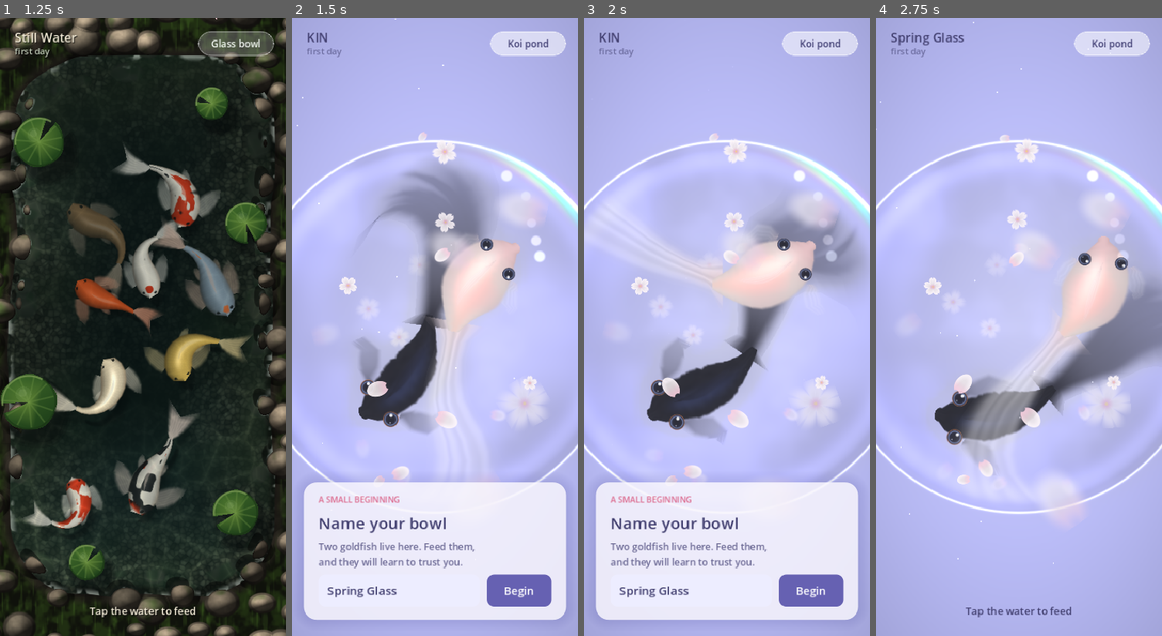
Above: before the commit, frames 1-4 (left to right).
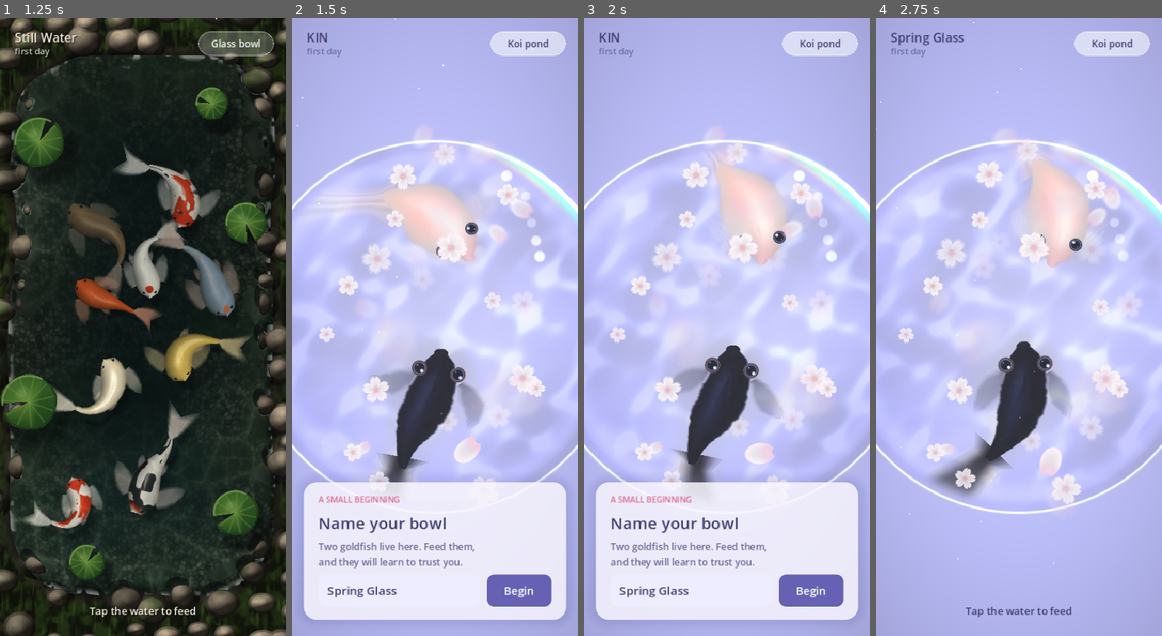
Above: after the commit, the same moments.

Repository: aeiouvcode/kin-living-pond
Game: Godot game, scene res://main.tscn
Two runs of this game, one before a commit and one after it. Both use one fixed random seed, a clock stepped at 60 frames per second and the inputs below.
Inputs:
- Up to frame 1 (1.25 s): click "Begin" at 0.5 s
- Up to frame 2 (1.5 s): click "Glass bowl" at 1.25 s
- Up to frame 3 (2 s): no input
- Up to frame 4 (2.75 s): click "Begin" at 2 s

Frame 1 is identical in both runs. In frame 2, 19% of the frame differs, in the area x 6-100%, y 17-76%; in frame 3, 18%; in frame 4, 21%, in the area x 7-100%, y 18-82%.

Commit message:
KIN cycle 12: whole-body fish gap with look-ahead, denser sakura, Clearwater-style caustics

Diff:
--- a/godot/bowl.gd
+++ b/godot/bowl.gd
@@ -9,6 +9,7 @@
 var vis = Vector2(390, 844)
 var center = Vector2(195, 422)
 var radius = 200.0
+var fish_radius = 200.0
 var grid = Vector2i(90, 195)
 var time = 0.0
 
@@ -109,12 +110,16 @@
 	# Landscape: frame the bowl closer, like the reference's macro shot; the
 	# rim runs just past the top and bottom edges.
 	radius = minf(vis.x, vis.y) * 0.5 * (1.12 if vis.x > vis.y * 1.2 else 1.0)
+	fish_radius = radius
 	if vis.y > vis.x * 1.3:
+		# Phone portrait keeps the macro crop: the reference shows no rim at
+		# all, and a whole bowl at 390px leaves the fish cramped (checked c12).
 		radius = vis.x * 0.5 * 1.3
+		fish_radius = radius
 	grid = Vector2i(maxi(16, int(vis.x / 4.4)), maxi(16, int(vis.y / 4.4)))
 
 func _fish_scale() -> float:
-	return clampf(radius / 218.0, 0.9, 1.6) * 1.4
+	return clampf(fish_radius / 218.0, 0.9, 1.6) * 1.4
 
 func _mk_sim_vp() -> Array:
 	var vp = SubViewport.new()
@@ -188,6 +193,7 @@
 	bg_mat.set_shader_parameter("res", vis)
 	bg_mat.set_shader_parameter("center", center)
 	bg_mat.set_shader_parameter("radius", radius)
+	bg_mat.set_shader_parameter("grid", Vector2(grid))
 
 func _build_composite() -> void:
 	comp_rect = ColorRect.new()
@@ -301,15 +307,15 @@
 # ---------- Petals ----------
 
 func _petal_target() -> int:
-	return 24 + 4 * blossoms
+	return 44 + 4 * blossoms
 
 func _new_petal(anywhere: bool) -> Dictionary:
 	var d = randf()
-	var near = randf() < 0.14
+	var near = randf() < 0.18
 	var p = random_point(1.15) if anywhere else center + Vector2.from_angle(randf() * TAU) * radius * 1.1
 	return {"pos": p, "depth": -0.4 if near else d * d, "rot": randf() * TAU, "spin": randf_range(-0.25, 0.25),
-		"size": randf_range(9.0, 15.0) * _fish_scale() * 0.62 * (1.35 if randf() < 0.3 else 1.0) * (2.4 if near else 1.0),
-		"flower": 1.0 if randf() < 0.3 else 0.0, "vel": Vector2(randf_range(-3, 3), randf_range(-3, 3))}
+		"size": randf_range(12.0, 21.0) * _fish_scale() * 0.62 * (1.35 if randf() < 0.3 else 1.0) * (1.5 if near else 1.0),
+		"flower": 0.0 if near or randf() > 0.62 else 1.0, "vel": Vector2(randf_range(-3, 3), randf_range(-3, 3))}
 
 func _seed_petals() -> void:
 	petals.clear()
@@ -352,7 +358,7 @@
 			continue
 		var blur = clampf(absf(d - 0.12) * 1.3, 0.0, 1.0)
 		var sz: float = pt.size * (1.0 - 0.3 * d) * (1.0 + blur * 0.35)
-		var alpha = (0.95 - 0.45 * d) if d >= 0.0 else 0.7
+		var alpha = (0.95 - 0.45 * d) if d >= 0.0 else 0.36
 		var r = Vector2.from_angle(pt.rot) * sz
 		var o = r.orthogonal()
 		var c: Vector2 = pt.pos
@@ -384,6 +390,7 @@
 	m.set_shader_parameter("reset", reset_frames > 0)
 	vp.render_target_update_mode = SubViewport.UPDATE_ONCE
 	comp_mat.set_shader_parameter("sim", vp.get_texture())
+	bg_mat.set_shader_parameter("sim", vp.get_texture())
 	impulses.clear()
 	parity = 1 - parity
 	if reset_frames > 0:
@@ -458,7 +465,7 @@
 				var d = f.pos.distance_to(event.position)
 				if d < 150.0 and f.state == FishScript.S.WANDER:
 					if f.bond_level() >= 2:
-						f.target = event.position
+						f.target = event.position + Vector2.from_angle(f.idx * PI + 0.6) * 55.0
 					else:
 						f.target = f.pos + (f.pos - event.position).normalized() * 120.0
 		else:
--- a/godot/goldfish.gd
+++ b/godot/goldfish.gd
@@ -162,30 +162,59 @@
 	desire = desire * (1.0 - ew) + inward * ew * 1.6
 	if pond.cpu_sdf(pos + Vector2.from_angle(heading) * 60.0) > -30.0:
 		desire += inward
+	var yield_k = 1.0
 	for o in fishes:
 		if o == self:
 			continue
-		# Compare against the other fish's mid-body, not just its head, and add a
-		# gentle positional nudge so the two never swim through each other.
-		# Check head, mid-body and rear body on both fish: at desktop scale the
-		# bodies are long, and head-only checks let one fish slide over the
-		# other's back.
 		if o.spine.size() != N or spine.size() != N:
 			continue
-		var mine = [pos, spine[N / 2], spine[N - 3]]
-		var theirs = [o.pos, o.spine[N / 2], o.spine[N - 3]]
-		var r2 = (width + o.width) * 0.62 + (length + o.length) * 0.12
-		for mi in 3:
-			for q in theirs:
-				var dv: Vector2 = mine[mi] - q
-				var dd = dv.length()
-				if dd < r2 and dd > 0.01:
-					var push = 1.0 - dd / r2
-					var wgt = 1.0 if mi == 0 else 0.6
-					desire += dv / dd * push * 3.0 * wgt
-					var np = pos + dv / dd * push * 45.0 * dt * wgt
-					if pond.cpu_sdf(np) < -30.0:
-						pos = np
+		# Whole-body clearance: sample both spines every other joint and keep a
+		# visible gap (body half-widths plus a margin), not just no-overlap.
+		var gap = (width + o.width) * 0.62 + 18.0 + (length + o.length) * 0.06
+		var best_d = 1e9
+		var best_v = Vector2.ZERO
+		var best_mine = 0
+		# Include a point partway down each veil: the long tails were what
+		# still brushed the other fish in c11/c12 frames.
+		var mp = _body_pts()
+		var tp = o._body_pts()
+		for i in mp.size():
+			for j in tp.size():
+				var v: Vector2 = mp[i] - tp[j]
+				var l = v.length()
+				if l < best_d:
+					best_d = l
+					best_v = v
+					best_mine = i
+		if best_d < gap and best_d > 0.01:
+			var push = 1.0 - best_d / gap
+			var away = best_v / best_d
+			var wgt = 1.0 if best_mine < 5 else 0.75
+			desire += away * push * 4.0 * wgt
+			# Soft positional ease (no snaps: snaps tear the veils).
+			var np = pos + away * push * 70.0 * dt
+			if pond.cpu_sdf(np) < -30.0:
+				pos = np
+		# Look ahead ~1.2 s: if our heads are closing on each other, sidestep
+		# (steer around, not just away) and let one fish yield speed.
+		var my_v = Vector2.from_angle(heading) * maxf(speed, 8.0)
+		var their_v = Vector2.from_angle(o.heading) * maxf(o.speed, 8.0)
+		var rel = o.pos - pos
+		var rv = their_v - my_v
+		var tca = clampf(-rel.dot(rv) / maxf(rv.length_squared(), 0.001), 0.0, 1.2)
+		var miss = (rel + rv * tca).length()
+		var look_gap = gap * 1.5
+		if miss < look_gap and rel.length() < look_gap * 3.0:
+			var urgency = (1.0 - miss / look_gap) * (1.0 - tca / 1.3)
+			var fwd = Vector2.from_angle(heading)
+			var side = 1.0 if fwd.cross(rel) < 0.0 else -1.0
+			desire += fwd.orthogonal() * side * urgency * 2.2
+			# The fish with the other ahead of it (or the higher index when
+			# side by side) gives way.
+			var behind = fwd.dot(rel) > 0.0 and (idx > o.idx or fwd.dot(rel) > rel.length() * 0.6)
+			if behind:
+				yield_k = minf(yield_k, 1.0 - 0.6 * urgency)
+	want_speed *= yield_k
 	var want_h = desire.angle() if desire.length() > 0.01 else heading
 	var dh = wrapf(want_h - heading, -PI, PI)
 	var mt = turn_rate * dt
@@ -214,6 +243,15 @@
 	_update_fins(dt)
 	if depth < 0.25 and speed > 10.0 and fmod(phase, 0.9) < dt * 3.0:
 		pond.add_ripple(spine[3], -0.015, 1.8)
+
+func _body_pts() -> PackedVector2Array:
+	var a = PackedVector2Array()
+	for i in range(0, N, 2):
+		a.append(spine[i])
+	var tdir = (spine[N - 1] - spine[N - 2]).normalized()
+	a.append(spine[N - 1] + tdir * tail_len * 0.25)
+	a.append(spine[N - 1] + tdir * tail_len * 0.45)
+	return a
 
 func _update_fins(dt: float) -> void:
 	# Root the veil a little inside the body so the body hides the pinch.
--- a/godot/shaders/bowl_bg.gdshader
+++ b/godot/shaders/bowl_bg.gdshader
@@ -7,6 +7,61 @@
 uniform float radius = 200.0;
 uniform float time = 0.0;
 uniform float warmth = 0.0;
+uniform sampler2D sim : filter_nearest, repeat_disable;
+uniform vec2 grid = vec2(90.0, 195.0);
+
+// Caustics after Clearwater (MIT, github.com/Aureliengmz/clearwater) and Evan
+// Wallace's WebGL Water: light refracted by the surface lands at a shifted
+// point, and its brightness is the ratio of the original to the refracted
+// area, measured with screen-space derivatives. Each colour channel refracts
+// a little differently, which splits the bright lines into soft rainbow edges.
+// KIN keeps it pale and calm: a slow living web on the bowl floor, plus rings
+// from the ripple sim when you touch the water.
+float sdec(vec2 rg) {
+	float q = floor(rg.x * 255.0 + 0.5) * 256.0 + floor(rg.y * 255.0 + 0.5);
+	return q / 65535.0 * 2.0 - 1.0;
+}
+float simh(vec2 uv) {
+	vec2 g = uv * grid - 0.5;
+	vec2 i = floor(g); vec2 f = fract(g); vec2 inv = 1.0 / grid;
+	float a = sdec(texture(sim, (i + vec2(0.5, 0.5)) * inv).rg);
+	float b = sdec(texture(sim, (i + vec2(1.5, 0.5)) * inv).rg);
+	float c = sdec(texture(sim, (i + vec2(0.5, 1.5)) * inv).rg);
+	float d = sdec(texture(sim, (i + vec2(1.5, 1.5)) * inv).rg);
+	f = f * f * (3.0 - 2.0 * f);
+	return mix(mix(a, b, f.x), mix(c, d, f.x), f.y);
+}
+// Gradient of a gentle sum of travelling waves (curvature-normalised).
+vec2 wave_grad(vec2 p, float t) {
+	vec2 g = vec2(0.0);
+	const int NW = 5;
+	vec2 dirs[NW] = vec2[](vec2(0.94, 0.34), vec2(-0.5, 0.87), vec2(0.2, -0.98), vec2(-0.9, -0.44), vec2(0.64, 0.77));
+	float fr[NW] = float[](17.0, 23.0, 29.0, 37.0, 46.0);
+	float sp[NW] = float[](0.55, 0.7, 0.8, 1.0, 1.15);
+	float cu[NW] = float[](0.46, 0.4, 0.34, 0.28, 0.22);
+	for (int i = 0; i < NW; i++) {
+		float ph = dot(dirs[i], p) * fr[i] + t * sp[i] + float(i) * 1.7;
+		g += dirs[i] * cos(ph) * cu[i] / fr[i];
+	}
+	return g;
+}
+vec3 caustics(vec2 d, vec2 uv, float t) {
+	vec2 g = wave_grad(d, t);
+	vec2 e = 1.0 / grid;
+	float sx = simh(uv + vec2(e.x, 0.0)) - simh(uv - vec2(e.x, 0.0));
+	float sy = simh(uv + vec2(0.0, e.y)) - simh(uv - vec2(0.0, e.y));
+	g += vec2(sx, sy) * 0.9;
+	vec3 outc;
+	float a0 = abs(dFdx(d).x * dFdy(d).y - dFdx(d).y * dFdy(d).x) + 1e-9;
+	for (int c = 0; c < 3; c++) {
+		float k = 1.0 + (float(c) - 1.0) * 0.07;
+		vec2 p = d + g * k;
+		vec2 px = dFdx(p); vec2 py = dFdy(p);
+		float a1 = abs(px.x * py.y - px.y * py.x) + 1e-9;
+		outc[c] = clamp(a0 / a1, 0.0, 3.0);
+	}
+	return outc;
+}
 
 void fragment() {
 	vec2 px = UV * res;
@@ -22,6 +77,11 @@
 	float l1 = bfbm(d * 1.6 + vec2(time * 0.02, -time * 0.015));
 	float l2 = bfbm(d * 3.2 - vec2(time * 0.03, time * 0.01) + 4.0);
 	col *= 0.94 + 0.1 * smoothstep(0.35, 0.8, l1) + 0.05 * smoothstep(0.5, 0.9, l2);
+	// Caustic light web on the floor, strongest toward the light, fading at the rim.
+	vec3 cs = caustics(d, UV, time * 0.9);
+	float cmask = (1.0 - smoothstep(0.78, 0.98, r)) * (0.75 + 0.35 * clamp(d.x - d.y, -1.0, 1.0) * 0.5);
+	col += vec3(1.0, 0.98, 0.96) * max(cs - 1.0, vec3(0.0)) * 0.085 * cmask;
+	col *= 1.0 - 0.025 * cmask * clamp(1.0 - (cs.r + cs.g + cs.b) / 3.0, 0.0, 1.0);
 	// Bowl floor curvature: a pale band inside the rim and a shaded lip.
 	float band = exp(-pow((r - 0.9) / 0.06, 2.0));
 	col += vec3(0.08, 0.08, 0.1) * band;
Not shown, changed: godot/CHECKPOINT.md
Not shown, changed: godot/CURRENT_TASK.md
Not shown, changed: godot/HANDOFF.md
